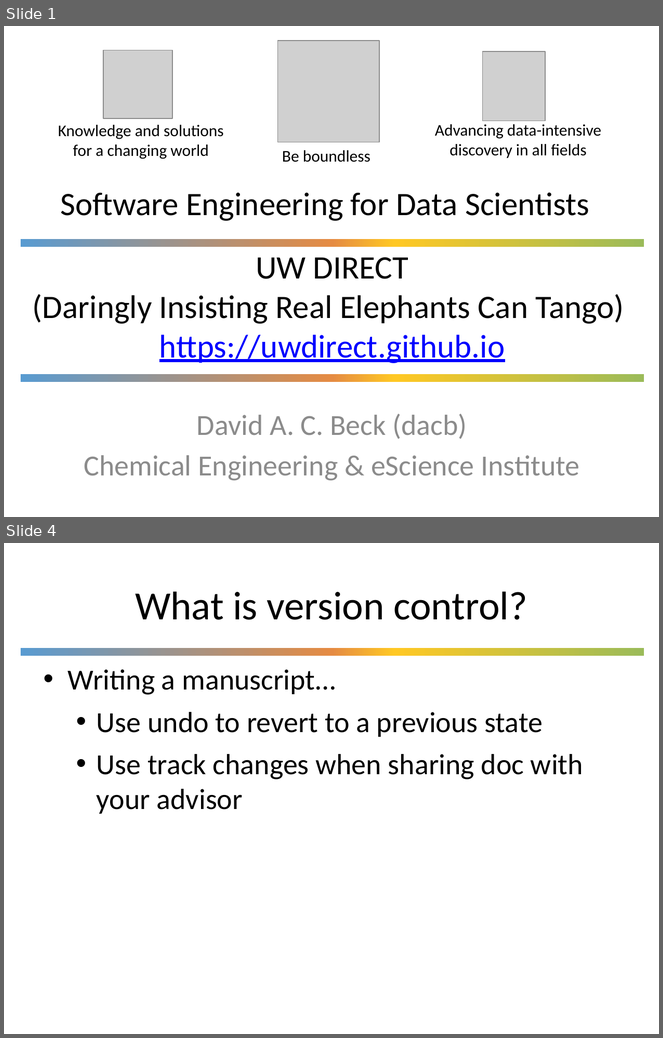
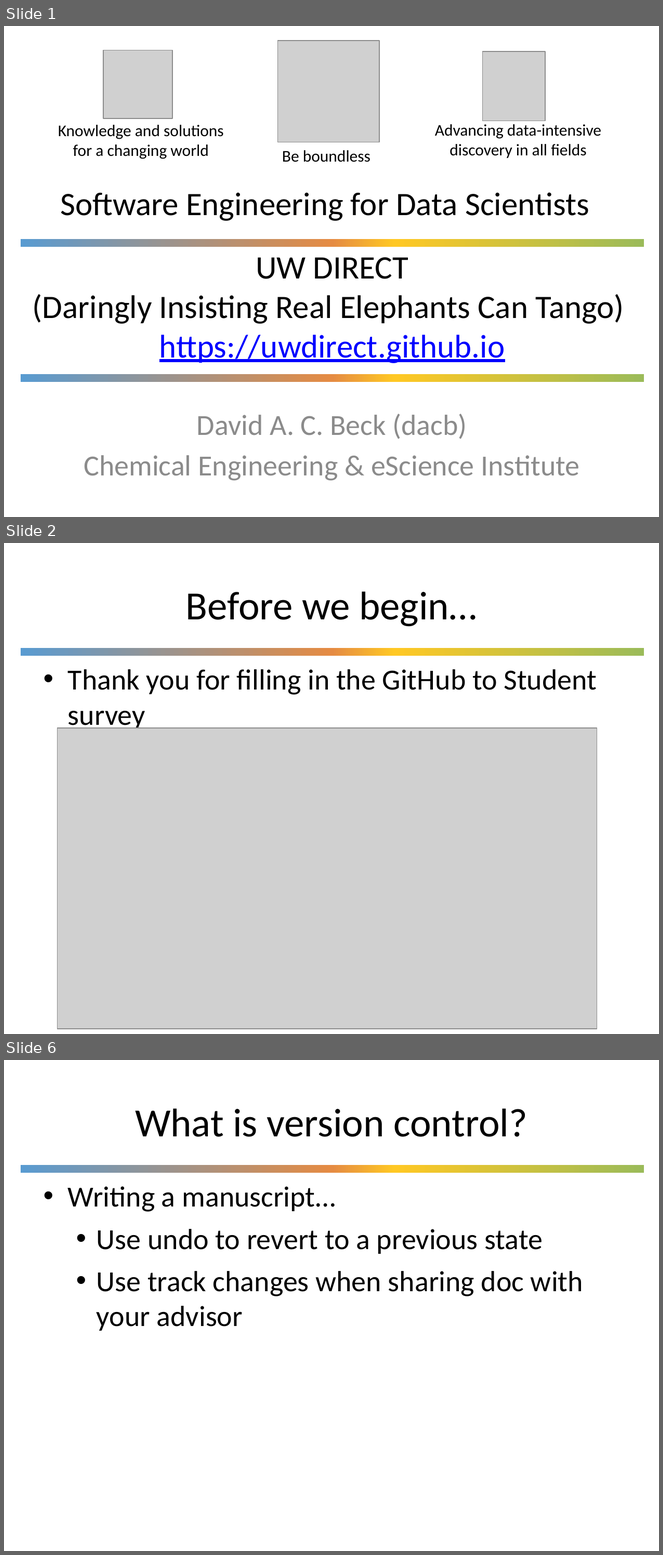
Before and after one commit to UWDIRECT/UWDIRECT.github.io, a slide deck: Wi21_content/SEDS/L3.Version_Control.pptx. Shown one above the other, each under a label of ours: slides 1 and 4 before the commit, slides 1, 2 and 6 after it; the slides between them are not shown. The pictures are 663x1038 and 663x1555 pixels, drawn with LibreOffice and Linux fonts; fonts in the diff are those of the drawing; grey boxes stand for pictures; background and template pictures are left out. Boxes give left, top, right and bottom in pixels: in the first picture for what was removed or moved away, otherwise in the second. Text is boxed around its words. In the diff, an @@ line names an element or a change of style, - is before the commit and + after.

```diff
--- a/Wi21_content/SEDS/L3.Version_Control.pptx
+++ b/Wi21_content/SEDS/L3.Version_Control.pptx
@@ slide 2 added at box(4, 543, 659, 1034), background #FFFFFF; not listed: 1 template element that a slide beside it also shows @@
@@ title added at box(186, 591, 477, 627), 44 pt, text #000000 @@
+Before we begin…
@@ text added at box(68, 669, 597, 732), 32 pt, text #000000 @@
+• Thank you for filling in the GitHub to Student survey
@@ picture added at box(57, 729, 597, 1030) @@
@@ what was slide 4 is now slide 6 @@
```
Also in this commit, not shown: 3 other slides added, 2 slides removed.
